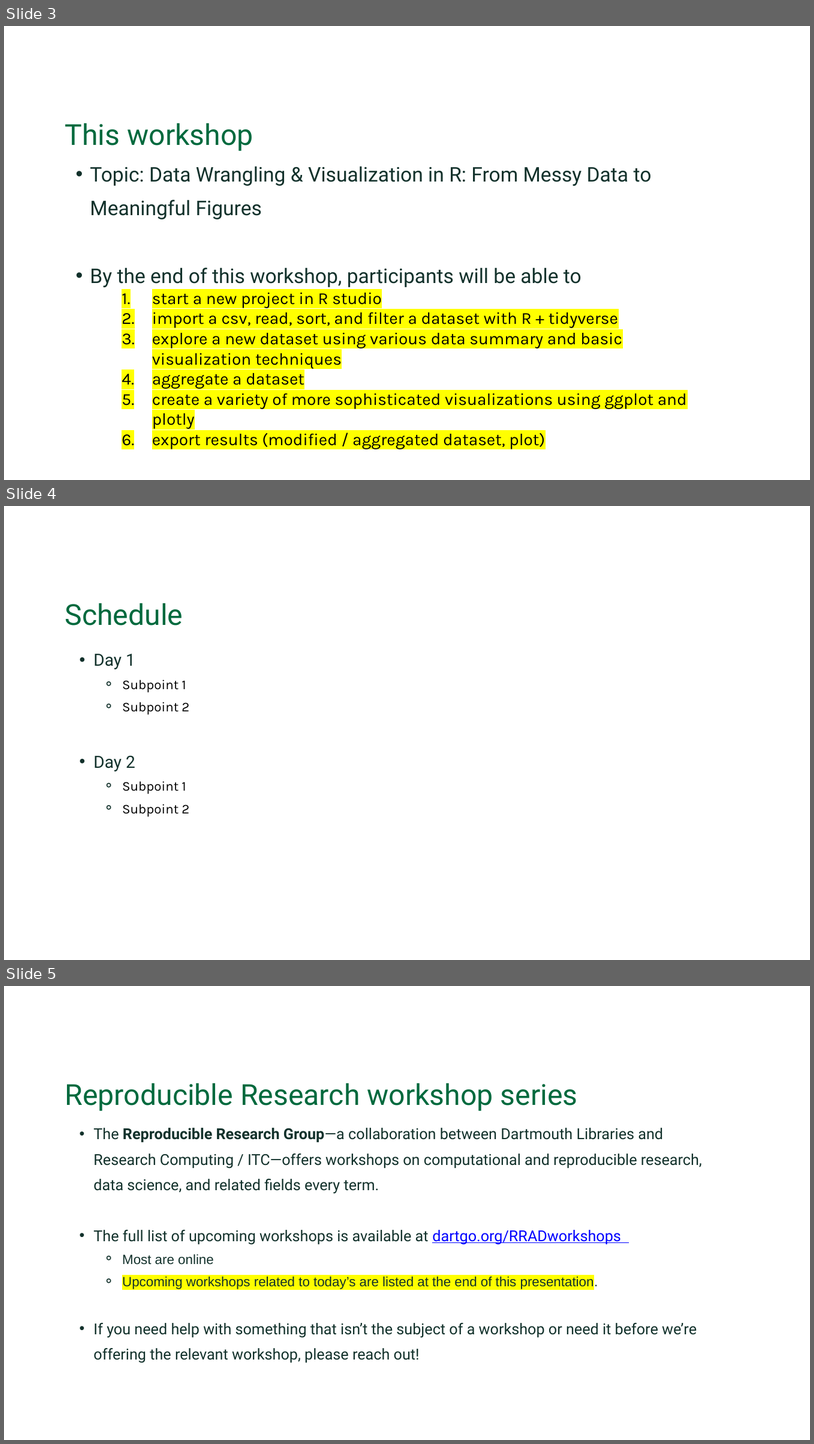
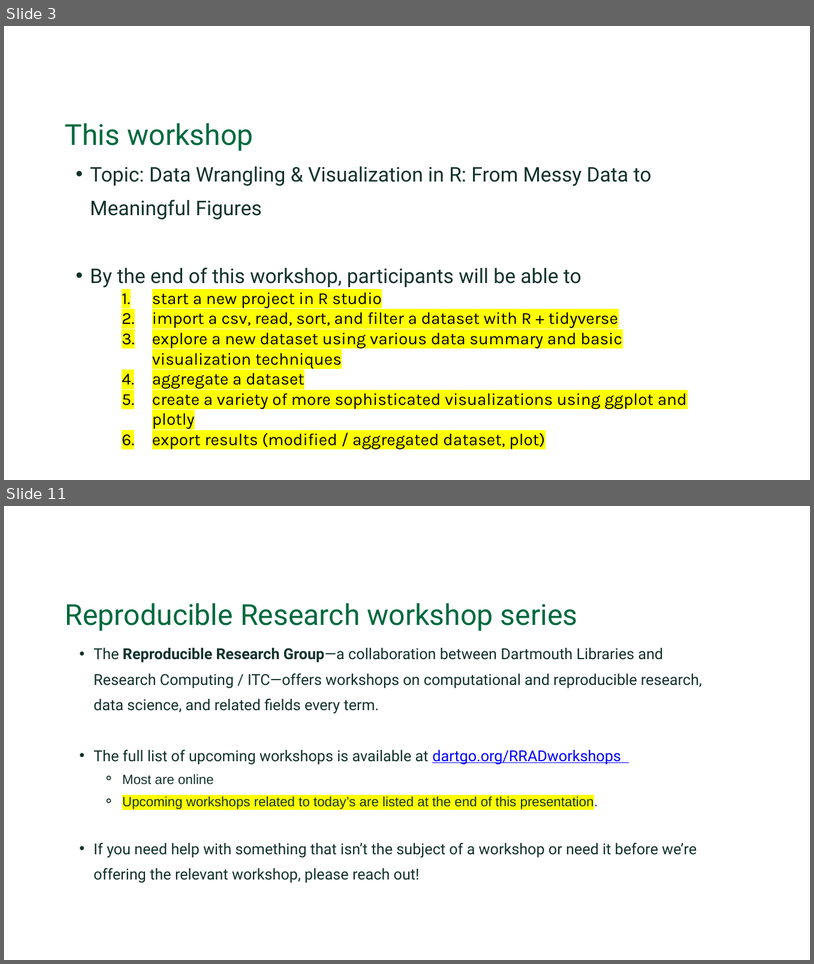
Before and after one commit to Dartmouth-Libraries/r-wrangle-viz_ws, a slide deck: slides/R_Data_Wrangling_and_Visualization.pptx. Shown one above the other, each under a label of ours: slides 3, 4 and 5 before the commit, slides 3 and 11 after it; the slides between them are not shown. The pictures are 814x1444 and 814x964 pixels, drawn with LibreOffice and Linux fonts; fonts in the diff are those of the drawing; background and template pictures are left out. Boxes give left, top, right and bottom in pixels: in the first picture for what was removed or moved away, otherwise in the second. Text is boxed around its words. In the diff, an @@ line names an element or a change of style, - is before the commit and + after.

```diff
--- a/slides/R_Data_Wrangling_and_Visualization.pptx
+++ b/slides/R_Data_Wrangling_and_Visualization.pptx
@@ slide 4 removed at bbox=[4, 506, 810, 960], background #FFFFFF @@
@@ text removed at bbox=[65, 603, 183, 625] @@
-Schedule
@@ text removed at bbox=[93, 654, 189, 817] @@
-  • Day 1
-    ⚬ Subpoint 1
-    ⚬ Subpoint 2
-  • Day 2
-    ⚬ Subpoint 1
-    ⚬ Subpoint 2
@@ what was slide 5 is now slide 11 @@
```
Also in this commit, not shown: 2 slides changed, 2 slides added, 5 other slides removed, 2 other files.
